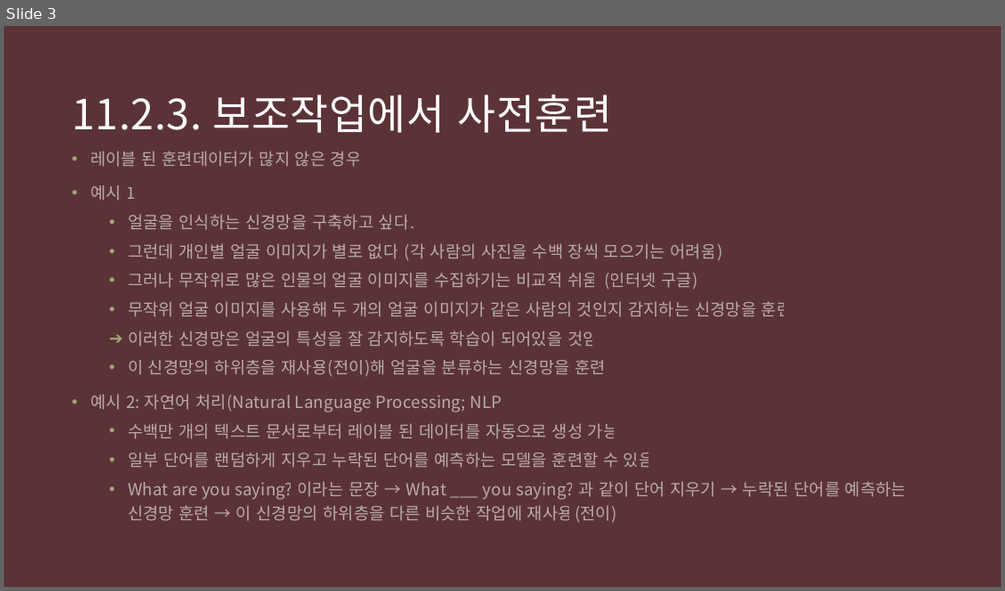
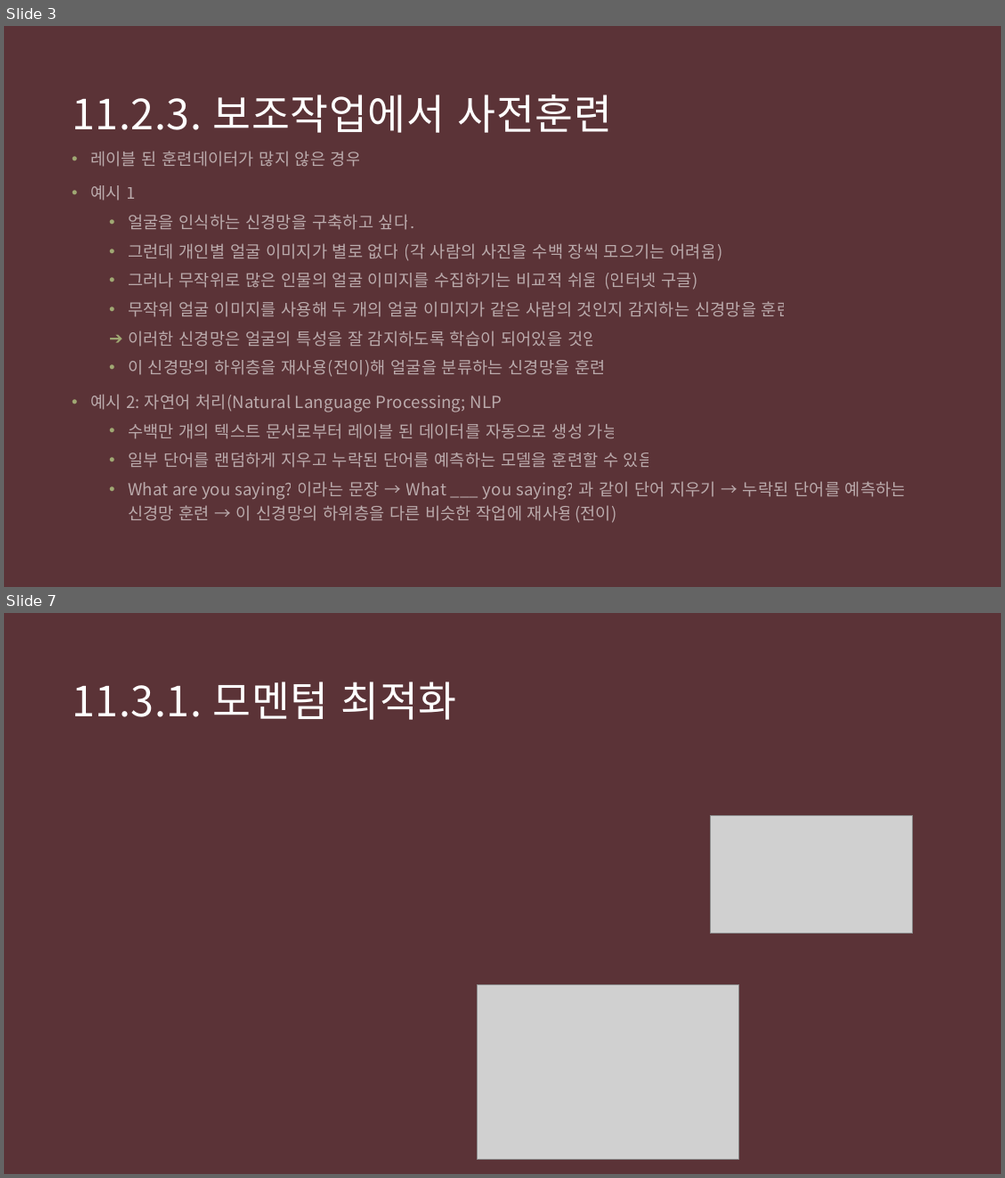
Before and after one commit to Kwan-Gu/data_science, a slide deck: ML/HandsOn/11_2_2_비지도사전훈련.pptx. Shown one above the other, each under a label of ours: slide 3 before the commit, slides 3 and 7 after it; the slides between them are not shown. The pictures are 1005x591 and 1005x1178 pixels, drawn with LibreOffice and Linux fonts; fonts in the diff are those of the drawing; grey boxes stand for pictures. Boxes give left, top, right and bottom in pixels: in the first picture for what was removed or moved away, otherwise in the second. Text is boxed around its words. In the diff, an @@ line names an element or a change of style, - is before the commit and + after.

```diff
--- a/ML/HandsOn/11_2_2_비지도사전훈련.pptx
+++ b/ML/HandsOn/11_2_2_비지도사전훈련.pptx
@@ slide 7 added at <box>4,613,1001,1174</box>, background #412427; not listed: 1 template element that a slide beside it also shows @@
@@ title added at <box>72,682,457,720</box>, 40 pt, text #FFFFFF @@
+11.3.1. 모멘텀 최적화
@@ picture added at <box>711,816,913,933</box> @@
@@ picture added at <box>477,985,738,1159</box> @@
```
Also in this commit, not shown: 1 slide changed, 3 other slides added, 1 other file.
